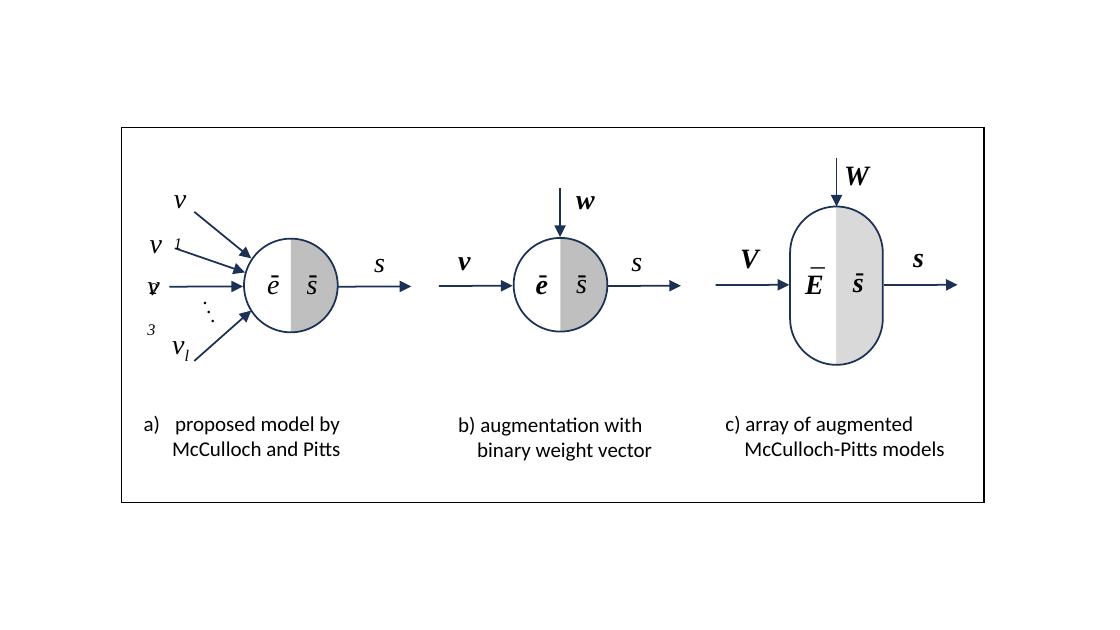
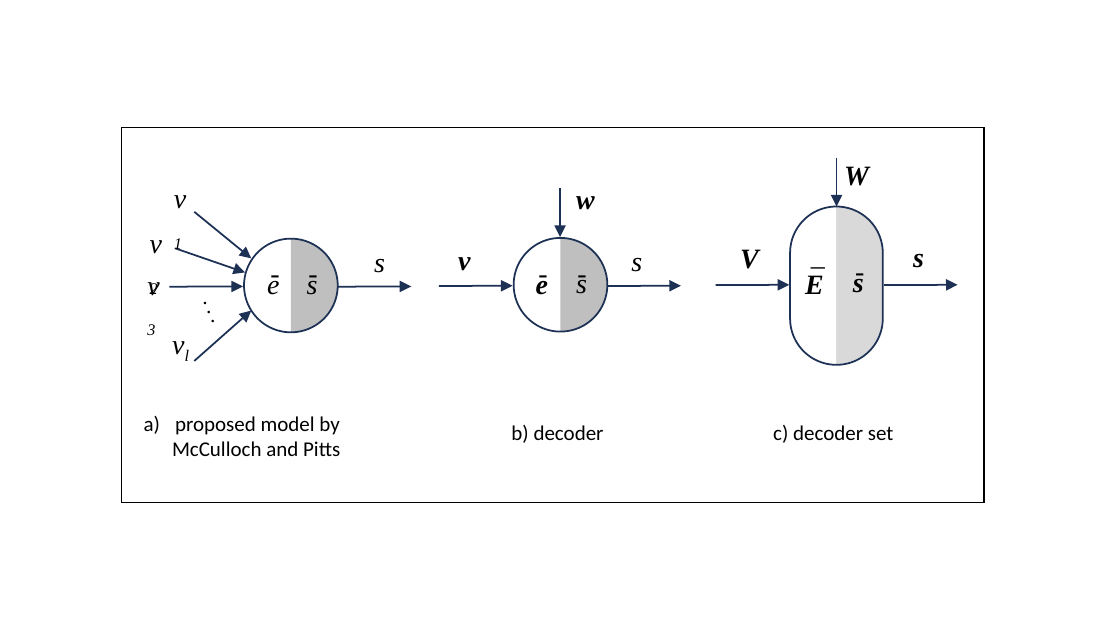
Before and after one commit to ihux/neural-study, a slide deck: slide 2 of paper/Neurotron/Neurotron - Images.pptx. Drawn at 1120x630 pixels with LibreOffice and Linux fonts; fonts in the diff are those of the drawing. Boxes give left, top, right and bottom in pixels: in the first picture for what was removed or moved away, otherwise in the second. Text is boxed around its words. In the diff, an @@ line names an element or a change of style, - is before the commit and + after.

```diff
--- a/paper/Neurotron/Neurotron - Images.pptx
+++ b/paper/Neurotron/Neurotron - Images.pptx
@@ text at <box>511,425,604,443</box>: text changed @@
-b) augmentation with
-binary weight vector
+b) decoder
@@ text at <box>773,425,894,443</box>: text changed @@
-c) array of augmented
-McCulloch-Pitts models
+c) decoder set
```
Also in this commit, not shown: 1 slide added, 1 other file.
